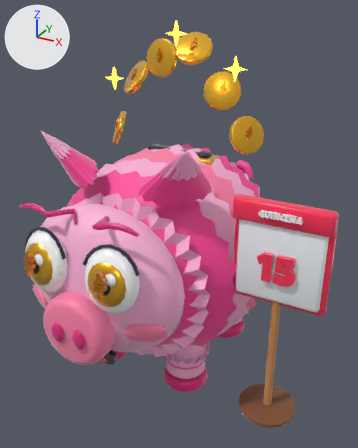
Two versions of the Blender file art/blend/cochinito_quincena.blend, one commit apart.
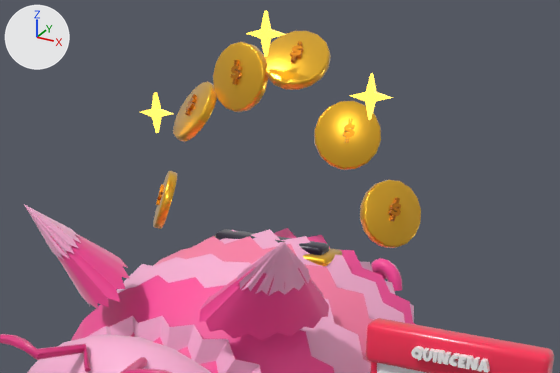
Each version is shown whole from a camera (50 mm lens) standing at (2.63, -5.63, 4.54) and looking at (-0.3, -0.29, 1.87), then close up on the part from 7% to 96% of the width and 3% to 50% of the height. The axes (+X, +Y, +Z) are drawn at upper left. The lights are the same throughout. The last two pictures show the newer version.

The first close-up shows 'cochinito_quincena', 'cochinito_quincena_Neon'.
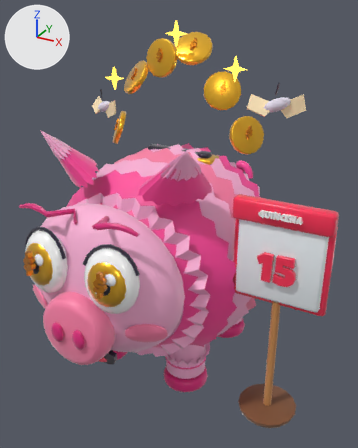
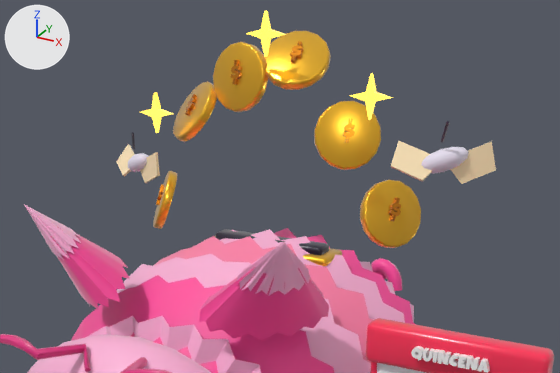
The newer file is also turned or shifted as a whole; pictures and numbers use the older file's frame.

Changed parts and their boxes [x1, y1, x2, y2] in the close-ups (560 x 373 px):
part 1 of me_cochinito_quincena, added: after [421, 147, 469, 174]
part 2 of me_cochinito_quincena, added: after [128, 153, 148, 172]
part 3 of me_cochinito_quincena, added: after [116, 121, 496, 184]

The edits, one by one:
me_cochinito_quincena is used by ob_cochinito_quincena; location (0.0, 0.0, 0.0).
me_cochinito_quincena had 9052 vertices, 9746 faces and spanned x -1.85..1.85, y -2.49..2.49, z 0.0..4.25.
me_cochinito_quincena now has 9204 vertices, 9902 faces and spans x -1.99..1.85, y -2.49..2.49, z 0.0..4.25.
me_cochinito_quincena part 1: the loose piece of 52 vertices spanning x 0.02..0.14, y -2.37..-2.31, z 2.09..2.22 is copied, and the copy is multiplied about its middle by the matrix ((0.3, -5.363, 0.192), (0.095, -1.836, 1.193), (1.235, -1.928, 0.214)), then moved by (0.84, 2.04, 1.4); it spans x 0.78..1.06, y -0.38..-0.22, z 3.47..3.63.
me_cochinito_quincena part 2: the loose piece of 52 vertices spanning x -0.86..-0.74, y -2.39..-2.33, z 2.09..2.22 is copied, and the copy is multiplied about its middle by the matrix ((-0.933, -5.012, 0.979), (0.449, 2.457, 0.707), (0.744, -2.166, 0.214)), then moved by (-0.88, 2.41, 1.1); it spans x -1.82..-1.54, y -0.04..0.14, z 3.17..3.33.
Part 3, on me_cochinito_quincena:
40 vertices are added at x -1.99..1.22, y -0.44..0.24, z 3.11..3.68.
8 new vertices lie (0.05, -0.07, 0.13) away from vertices in x -1.69..0.93, y -0.36..0.01, z 3.36..3.68.
36 new faces join them.
